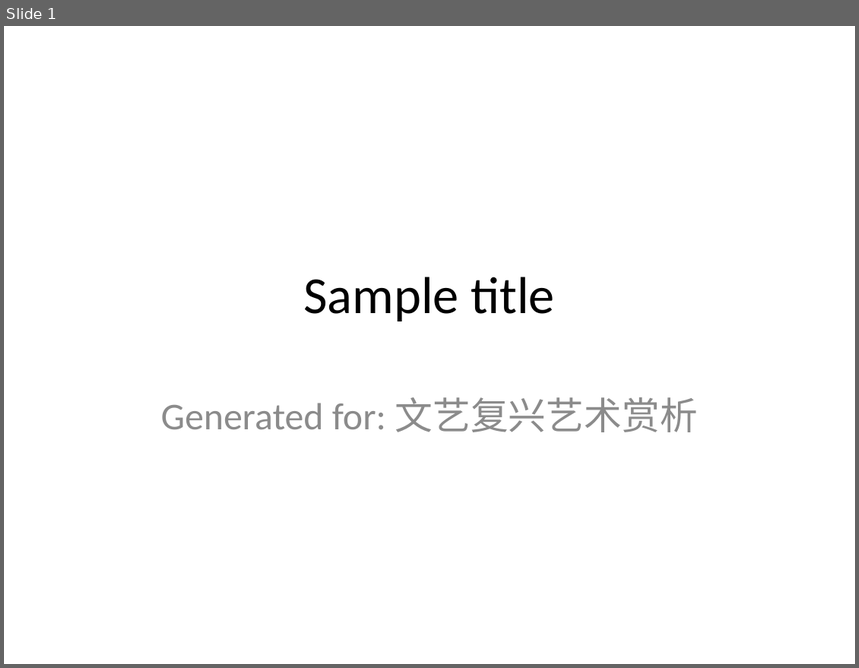
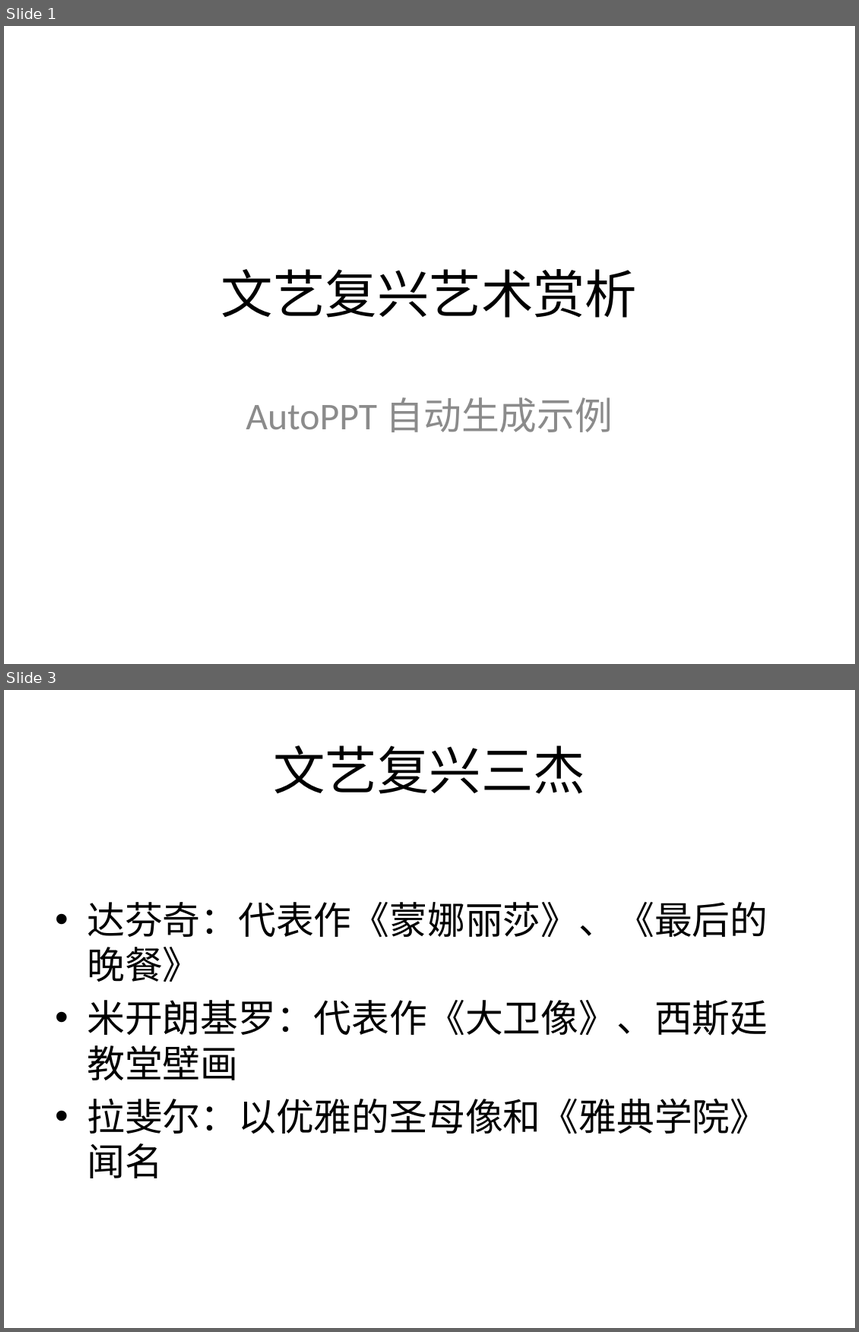
Before and after one commit to yeasy/AutoPPT, a slide deck: samples/cn_art.pptx. Shown one above the other, each under a label of ours: slide 1 before the commit, slides 1 and 3 after it; the slides between them are not shown. The pictures are 859x668 and 859x1332 pixels, drawn with LibreOffice and Linux fonts; fonts in the diff are those of the drawing. Boxes give left, top, right and bottom in pixels: in the first picture for what was removed or moved away, otherwise in the second. Text is boxed around its words. In the diff, an @@ line names an element or a change of style, - is before the commit and + after.

```diff
--- a/samples/cn_art.pptx
+++ b/samples/cn_art.pptx
@@ slide 3 added at [4,690,855,1328], background #FFFFFF @@
@@ title added at [273,745,585,794], 44 pt, text #000000 @@
+文艺复兴三杰
@@ text added at [87,902,768,1179], 32 pt, text #000000 @@
+• 达芬奇：代表作《蒙娜丽莎》、《最后的晚餐》
+• 米开朗基罗：代表作《大卫像》、西斯廷教堂壁画
+• 拉斐尔：以优雅的圣母像和《雅典学院》闻名
@@ slide 1 changed as well @@
@@ title at [221,269,637,318]: text changed @@
-Sample title
+文艺复兴艺术赏析
@@ subtitle at [246,398,614,433]: text changed @@
-Generated for: 文艺复兴艺术赏析
+AutoPPT 自动生成示例
```
Also in this commit, not shown: 2 other slides added, 4 slides removed, 7 other files.
